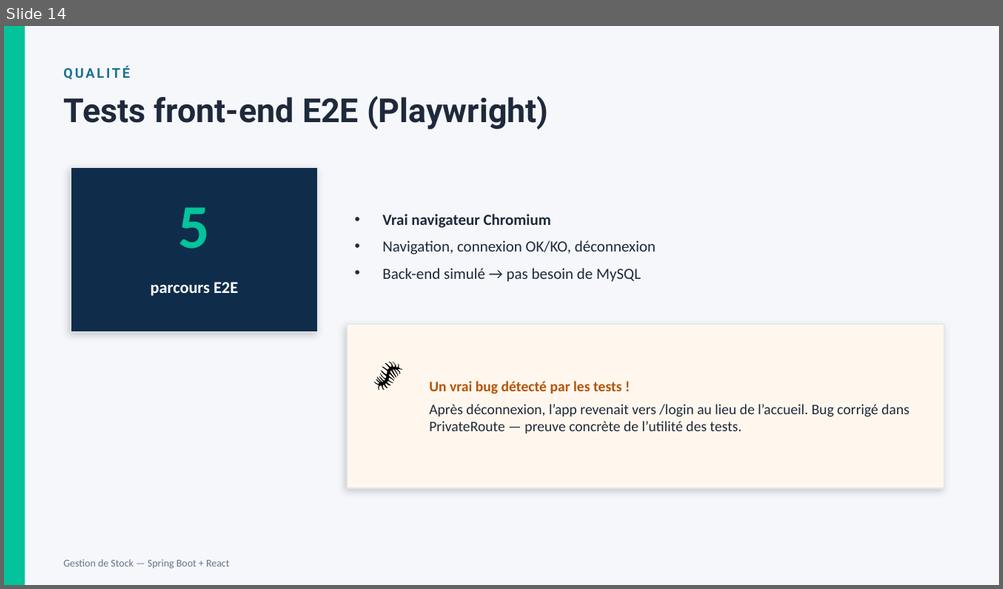
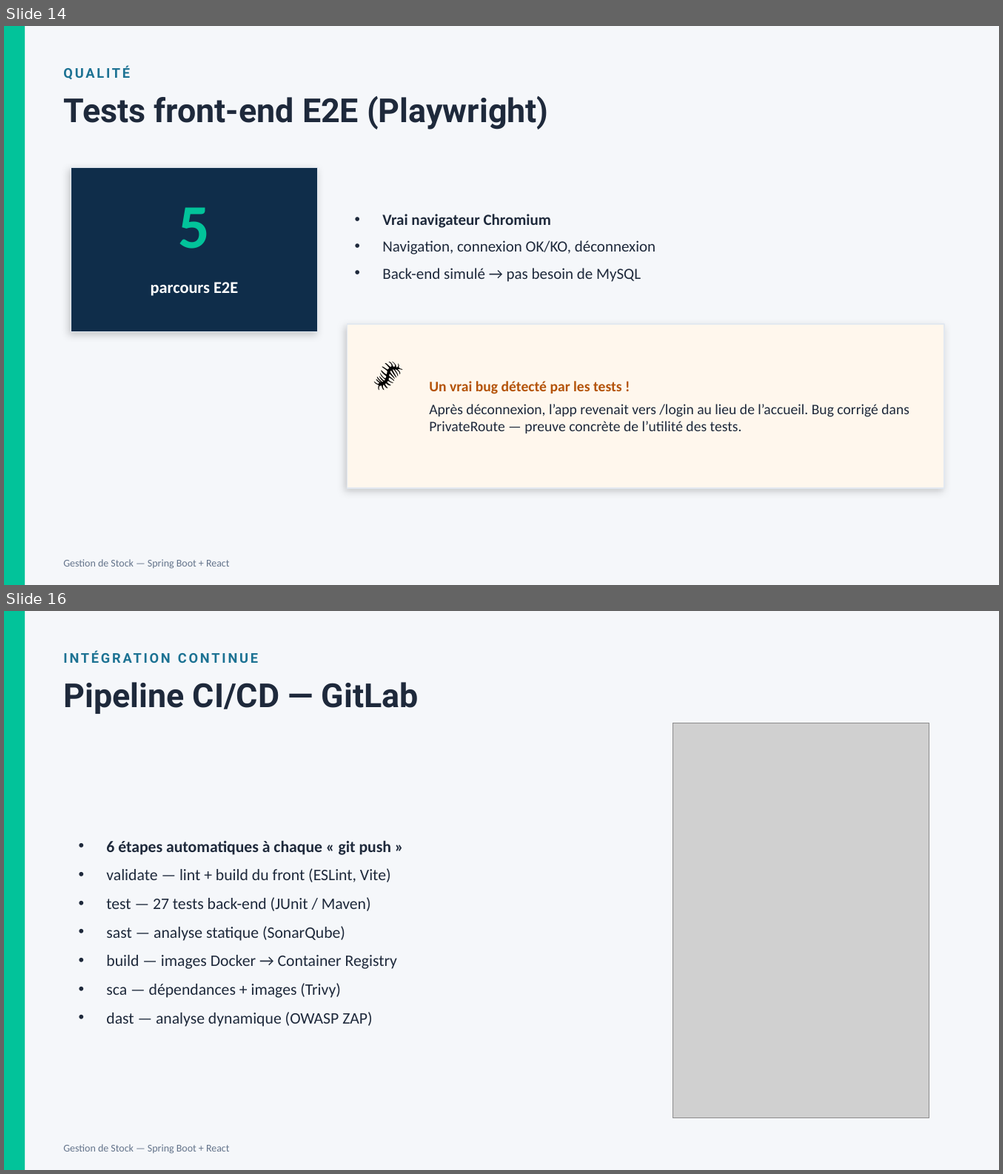
Before and after one commit to fz-mifrah/gestion-stock, a slide deck: docs/Presentation-Gestion-de-Stock.pptx. Shown one above the other, each under a label of ours: slide 14 before the commit, slides 14 and 16 after it; the slides between them are not shown. The pictures are 1003x589 and 1003x1174 pixels, drawn with LibreOffice and Linux fonts; fonts in the diff are those of the drawing; grey boxes stand for pictures. Boxes give left, top, right and bottom in pixels: in the first picture for what was removed or moved away, otherwise in the second. Text is boxed around its words. In the diff, an @@ line names an element or a change of style, - is before the commit and + after.

Commit message:
Prepare GitHub publication: portfolio README, harden .gitignore, update docs
- Rewrite README (features, stack, architecture, setup, tests, results)
- Ignore secrets (.env.*, keys/certs), generated zap.yaml, course handouts
- Stop tracking course handouts folder (kept locally)
- Update report and presentation documents

```diff
--- a/docs/Presentation-Gestion-de-Stock.pptx
+++ b/docs/Presentation-Gestion-de-Stock.pptx
@@ slide 16 added at bbox=[4, 611, 999, 1170], background #F5F7FA @@
@@ rectangle added at bbox=[4, 611, 25, 1170], fill #02C39A @@
@@ text added at bbox=[57, 644, 877, 671], 13 pt, text #1C7293, bold @@
+INTÉGRATION CONTINUE
@@ text added at bbox=[63, 682, 418, 714], 32 pt, text #1E293B, bold @@
+Pipeline CI/CD — GitLab
@@ picture added at bbox=[672, 723, 929, 1119] @@
@@ text added at bbox=[106, 840, 397, 1027], 15.5 pt, text #1E293B @@
+• 6 étapes automatiques à chaque « git push »
+• validate — lint + build du front (ESLint, Vite)
+• test — 27 tests back-end (JUnit / Maven)
+• sast — analyse statique (SonarQube)
+• build — images Docker → Container Registry
+• sca — dépendances + images (Trivy)
+• dast — analyse dynamique (OWASP ZAP)
@@ text added at bbox=[63, 1145, 230, 1154], 10 pt, text #64748B @@
+Gestion de Stock — Spring Boot + React
```
Also in this commit, not shown: 5 slides changed, 2 other slides added, 7 other files.
